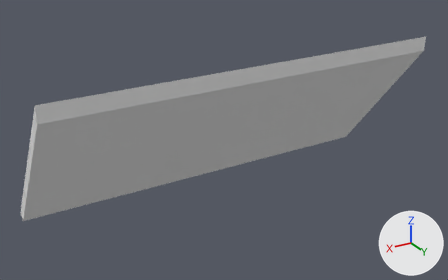
The FBX model csgo_addons/surf_castle/models/ramps/behind_four_tower/behind_four_tower.fbx as it was, and as the next commit left it.
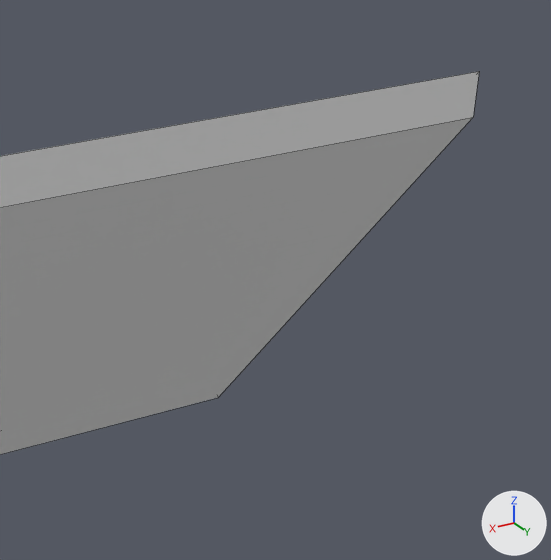
The first picture shows the older version from a 50 mm camera at (6.72, 9.67, 3.44) aimed at (0.05, -1.46, -2.12). The close-ups show both versions on the part from 62% to 100% of the width and 5% to 67% of the height of that picture. The lights are fixed; the arrows at lower right show +X, +Y and +Z. The close-ups show mesh edges as thin lines. Where no turn or scale is listed for an object, it has been applied to the vertices.

Objects in the first close-up: 'lev_ramp.007'.
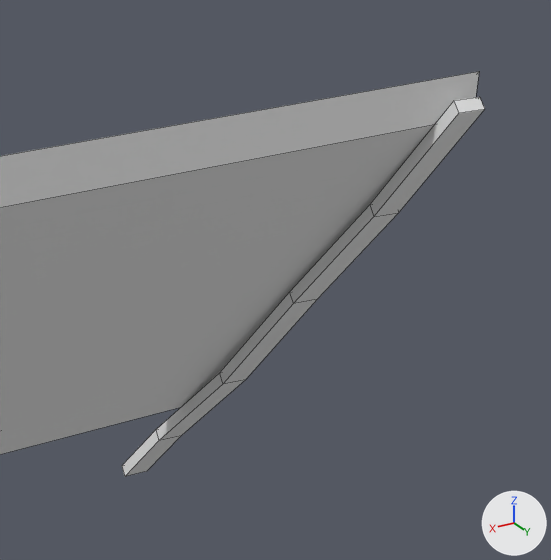
Where the change shows, as pixel boxes [x1, y1, x2, y2] in the close-ups (551 x 560 px):
'lev_ramp.043', added
    after: [122, 97, 485, 476]

Patch to the scene script:
```diff
--- a/csgo_addons/surf_castle/models/ramps/behind_four_tower/behind_four_tower.fbx.py
+++ b/csgo_addons/surf_castle/models/ramps/behind_four_tower/behind_four_tower.fbx.py
@@ me_lev_ramp_039 @@
+me_lev_ramp_039.from_pydata(...)  # 64 vertices, 58 faces; spans x -2.58..6.25, y -3.18..0.13, z -4.44..-0.28
+me_lev_ramp_039.materials.append(mat_wooden_plnaks)  # its picture is missing
@@ ob_lev_ramp_043 @@
+ob_lev_ramp_043 = bpy.data.objects.new('lev_ramp.043', me_lev_ramp_039)
+ob_lev_ramp_043.location = (-1.769, 0.11, 0.167)
```
